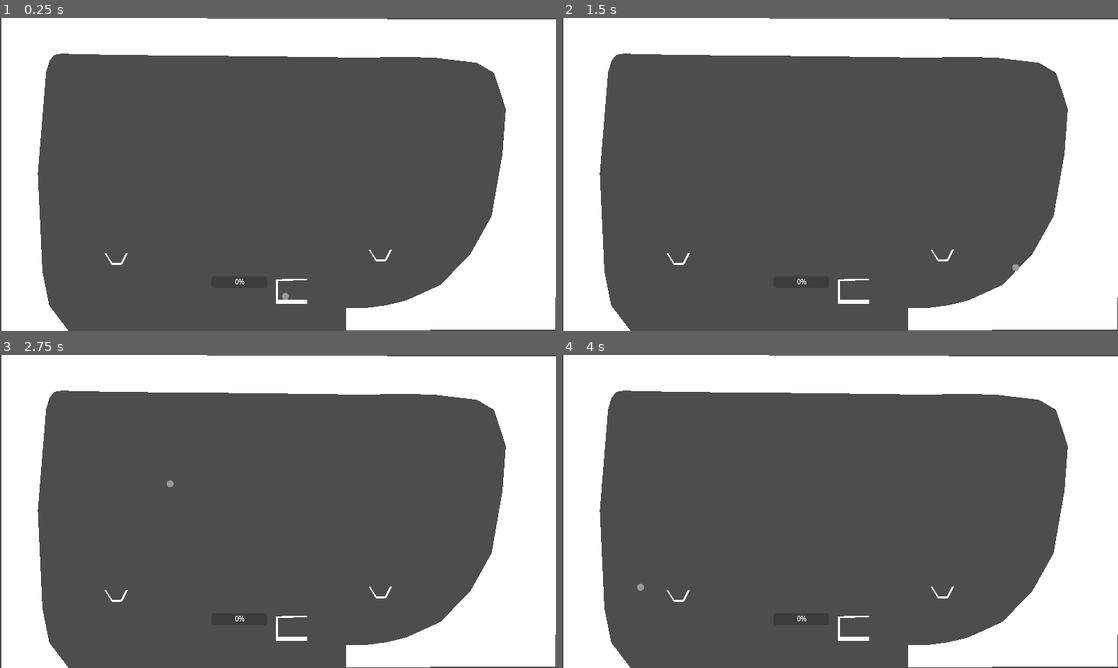
Above: before the commit, frames 1-4 (two rows, left to right).
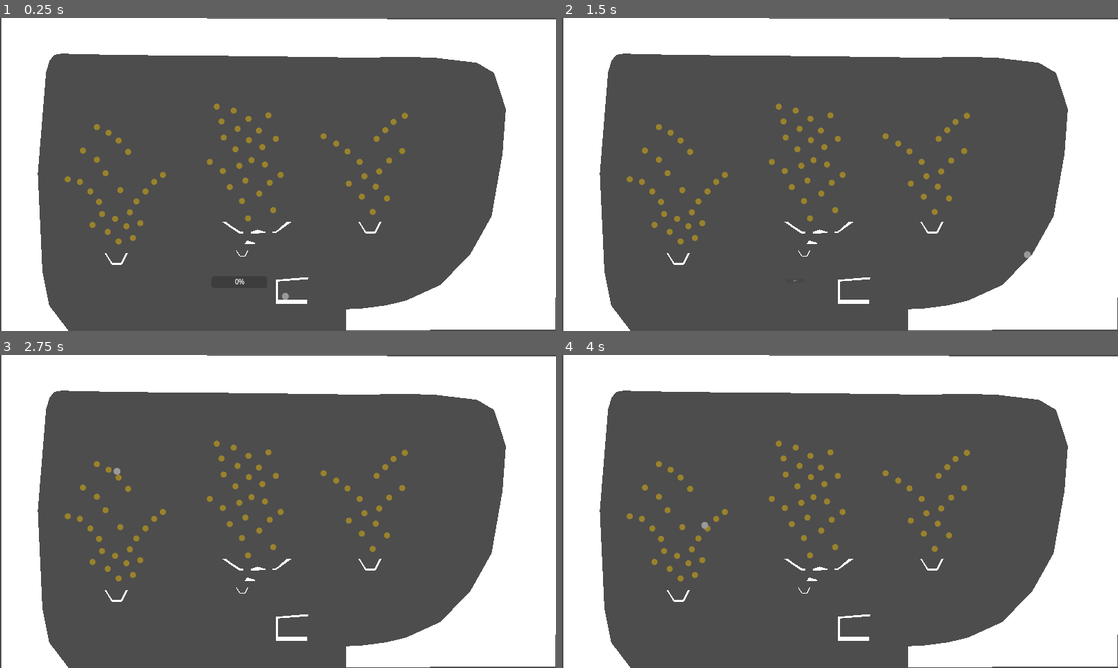
Above: after the commit, the same moments.

Repository: mnikn/pachinko
Game: Godot game, scene res://src/main.tscn
The game is run twice, just before and just after one commit, with the same random seed, the same clock (stepped at 60 frames per second) and the same inputs. Before the commit the project has no main scene; this scene is started directly in both runs.
Inputs (mouse positions are in pixels of both pictures, inside the frame that each line leads up to):
- Up to frame 1 (0.25 s): no input
- Up to frame 2 (1.5 s): tap Enter at 0.5 s; move the mouse to (962, 158) at 0.52 s; press the mouse at (962, 158) at 0.53 s; move the mouse to (728, 190) at 1.27 s; release the mouse at (728, 190) at 1.28 s; click (728, 190) at 1.35 s
- Up to frame 3 (2.75 s): move the mouse to (333, 442) at 2.02 s; press the mouse at (333, 442) at 2.03 s
- Up to frame 4 (4 s): move the mouse to (812, 574) at 2.77 s; release the mouse at (812, 574) at 2.78 s; click (812, 574) at 2.85 s; tap Space at 3.5 s; move the mouse to (1006, 558) at 3.52 s; press the mouse at (1006, 558) at 3.53 s

The runs differ from the first frame. In frame 1, 1.4% of the frame differs, in the area x 11-74%, y 27-94%; in frame 2, 1.4%, in the area x 11-85%, y 27-94%; in frame 3, 1.4%; in frame 4, 1.4%.

Commit message:
feat: init

Diff:
--- a/project.godot
+++ b/project.godot
@@ -33,6 +33,7 @@
 [application]
 
 config/name="pachinko"
+run/main_scene="res://src/main.tscn"
 config/features=PackedStringArray("4.0", "Forward Plus")
 config/icon="res://icon.svg"
 
--- a/src/ball.gd
+++ b/src/ball.gd
@@ -15,9 +15,9 @@
 	if self.is_finished:
 		return
 
-	if self.position.y >= 750:
+	if self.position.y >= 650:
 		self.is_finished = true
-		await TweenUtils.hide(self, 0.2, { "scale": false, "modulate": true })
+		await TweenUtils.hide(self, 0.1, { "scale": false, "modulate": true })
 		self.queue_free()
 		self.emit_signal("finished")
 		return
@@ -25,7 +25,7 @@
 		zero_time += delta
 	if zero_time >= 1:
 		self.is_finished = true
-		await TweenUtils.hide(self, 0.2, { "scale": false, "modulate": true })
+		await TweenUtils.hide(self, 0.1, { "scale": false, "modulate": true })
 		self.queue_free()
 		self.emit_signal("finished")
 		return
--- a/src/main.gd
+++ b/src/main.gd
@@ -12,7 +12,8 @@
 	var node = self.BallScene.instantiate()
 	node.connect("finished", self.create_ball)
 	$Balls.add_child(node)
-	await TweenUtils.show(node, 0.2, { "scale": false, "modulate": true })
+	TweenUtils.show(node, 0.1, { "scale": false, "modulate": true })
+	TweenUtils.show($Strength, 0.2)
 
 func _process(delta):
 	if $Balls.get_child_count() <= 0:
@@ -25,15 +26,17 @@
 	elif Input.is_action_just_released("player_shot"):
 		var node = $Balls.get_children()[0]
 		node.is_shot = true
+		TweenUtils.hide($Strength, 0.3)
 		node.linear_velocity.x = MAX_SPEED * strength
 		print_debug(node.linear_velocity.x)
 
 		# rewardx2
-#		node.linear_velocity.x = 2026.56103515625
+#		node.linear_velocity.x = 1799.609375
 		# rewardx1
-#		node.linear_velocity.x = 3457.474609375
-#		node.linear_velocity.x = 3186.587890625
-#		node.linear_velocity.x = 2884.94555664063
+		node.linear_velocity.x = 3457.474609375
+
+		# reward x5
+#		node.linear_velocity.x = 2460.73901367188
 		strength = 0
 
 	$Strength.value = strength * 100
--- a/src/main.tscn
+++ b/src/main.tscn
@@ -1,13 +1,10 @@
-[gd_scene load_steps=6 format=3 uid="uid://djpyer0o2dij2"]
+[gd_scene load_steps=5 format=3 uid="uid://djpyer0o2dij2"]
 
 [ext_resource type="Script" path="res://src/main.gd" id="1_x6r0o"]
 [ext_resource type="Script" path="res://src/polygon_static_body.gd" id="2_dv1vr"]
 [ext_resource type="PackedScene" uid="uid://clhyc3deheg1h" path="res://src/ball.tscn" id="2_jhy51"]
 [ext_resource type="PackedScene" uid="uid://bmv5sqjl3fo88" path="res://src/nail.tscn" id="4_0rri2"]
 
-[sub_resource type="CircleShape2D" id="CircleShape2D_54mq5"]
-radius = 7.07107
-
 [node name="Main" type="Node2D"]
 script = ExtResource("1_x6r0o")
 
@@ -17,7 +14,7 @@
 [node name="Wall" type="Polygon2D" parent="."]
 position = Vector2(4.0246, 0)
 scale = Vector2(0.992775, 1)
-polygon = PackedVector2Array(798.746, 668, 838.03, 668, 891.416, 661, 937.751, 65 …(366 unchanged characters)…
+polygon = PackedVector2Array(798.746, 670, 838.03, 668, 891.416, 661, 937.751, 65 …(366 unchanged characters)…
 script = ExtResource("2_dv1vr")
 
 [node name="StaticBody2D" type="StaticBody2D" parent="Wall"]
@@ -118,148 +115,191 @@
 [node name="RewardX2" type="Node2D" parent="."]
 
 [node name="Nail1" parent="RewardX2" instance=ExtResource("4_0rri2")]
-
-[node name="Nail2" type="StaticBody2D" parent="RewardX2"]
-position = Vector2(901, 259)
-collision_layer = 16
-metadata/_edit_group_ = true
-
-[node name="CollisionShape2D" type="CollisionShape2D" parent="RewardX2/Nail2"]
-shape = SubResource("CircleShape2D_54mq5")
-
-[node name="Nail3" type="StaticBody2D" parent="RewardX2"]
-position = Vector2(882, 279)
-collision_layer = 16
-metadata/_edit_group_ = true
-
-[node name="CollisionShape2D" type="CollisionShape2D" parent="RewardX2/Nail3"]
-shape = SubResource("CircleShape2D_54mq5")
-
-[node name="Nail4" type="StaticBody2D" parent="RewardX2"]
-position = Vector2(867, 302)
-collision_layer = 16
-metadata/_edit_group_ = true
-
-[node name="CollisionShape2D" type="CollisionShape2D" parent="RewardX2/Nail4"]
-shape = SubResource("CircleShape2D_54mq5")
-
-[node name="Nail8" type="StaticBody2D" parent="RewardX2"]
-position = Vector2(852, 395)
-collision_layer = 16
-metadata/_edit_group_ = true
-
-[node name="CollisionShape2D" type="CollisionShape2D" parent="RewardX2/Nail8"]
-shape = SubResource("CircleShape2D_54mq5")
-
-[node name="Nail13" type="StaticBody2D" parent="RewardX2"]
-position = Vector2(863, 428)
-collision_layer = 16
-metadata/_edit_group_ = true
-
-[node name="CollisionShape2D" type="CollisionShape2D" parent="RewardX2/Nail13"]
-shape = SubResource("CircleShape2D_54mq5")
-
-[node name="Nail7" type="StaticBody2D" parent="RewardX2"]
-position = Vector2(824, 371)
-collision_layer = 16
-metadata/_edit_group_ = true
-
-[node name="CollisionShape2D" type="CollisionShape2D" parent="RewardX2/Nail7"]
-shape = SubResource("CircleShape2D_54mq5")
-
-[node name="Nail6" type="StaticBody2D" parent="RewardX2"]
-position = Vector2(798, 353)
-collision_layer = 16
-metadata/_edit_group_ = true
-
-[node name="CollisionShape2D" type="CollisionShape2D" parent="RewardX2/Nail6"]
-shape = SubResource("CircleShape2D_54mq5")
-
-[node name="Nail5" type="StaticBody2D" parent="RewardX2"]
-position = Vector2(769, 336)
-collision_layer = 16
-metadata/_edit_group_ = true
-
-[node name="CollisionShape2D" type="CollisionShape2D" parent="RewardX2/Nail5"]
-shape = SubResource("CircleShape2D_54mq5")
-
-[node name="Nail9" type="StaticBody2D" parent="RewardX2"]
-position = Vector2(889, 452)
-collision_layer = 16
-metadata/_edit_group_ = true
-
-[node name="CollisionShape2D" type="CollisionShape2D" parent="RewardX2/Nail9"]
-shape = SubResource("CircleShape2D_54mq5")
-
-[node name="Nail16" type="StaticBody2D" parent="RewardX2"]
-position = Vector2(827, 445)
-collision_layer = 16
-metadata/_edit_group_ = true
-
-[node name="CollisionShape2D" type="CollisionShape2D" parent="RewardX2/Nail16"]
-shape = SubResource("CircleShape2D_54mq5")
-
-[node name="Nail10" type="StaticBody2D" parent="RewardX2"]
-position = Vector2(897, 417)
-collision_layer = 16
-metadata/_edit_group_ = true
-
-[node name="CollisionShape2D" type="CollisionShape2D" parent="RewardX2/Nail10"]
-shape = SubResource("CircleShape2D_54mq5")
-
-[node name="Nail17" type="StaticBody2D" parent="RewardX2"]
-position = Vector2(882, 510)
-collision_layer = 16
-metadata/_edit_group_ = true
-
-[node name="CollisionShape2D" type="CollisionShape2D" parent="RewardX2/Nail17"]
-shape = SubResource("CircleShape2D_54mq5")
-
-[node name="Nail15" type="StaticBody2D" parent="RewardX2"]
-position = Vector2(915, 479)
-collision_layer = 16
-metadata/_edit_group_ = true
-
-[node name="CollisionShape2D" type="CollisionShape2D" parent="RewardX2/Nail15"]
-shape = SubResource("CircleShape2D_54mq5")
-
-[node name="Nail14" type="StaticBody2D" parent="RewardX2"]
-position = Vector2(857, 475)
-collision_layer = 16
-metadata/_edit_group_ = true
-
-[node name="CollisionShape2D" type="CollisionShape2D" parent="RewardX2/Nail14"]
-shape = SubResource("CircleShape2D_54mq5")
-
-[node name="Nail11" type="StaticBody2D" parent="RewardX2"]
-position = Vector2(920, 392)
-collision_layer = 16
-metadata/_edit_group_ = true
-
-[node name="CollisionShape2D" type="CollisionShape2D" parent="RewardX2/Nail11"]
-shape = SubResource("CircleShape2D_54mq5")
-
-[node name="Nail12" type="StaticBody2D" parent="RewardX2"]
-position = Vector2(950, 370)
-collision_layer = 16
-metadata/_edit_group_ = true
-
-[node name="CollisionShape2D" type="CollisionShape2D" parent="RewardX2/Nail12"]
-shape = SubResource("CircleShape2D_54mq5")
+position = Vector2(932, 225)
+
+[node name="Nail18" parent="RewardX2" instance=ExtResource("4_0rri2")]
+position = Vector2(906, 239)
+
+[node name="Nail19" parent="RewardX2" instance=ExtResource("4_0rri2")]
+position = Vector2(887, 258)
+
+[node name="Nail20" parent="RewardX2" instance=ExtResource("4_0rri2")]
+position = Vector2(867, 278)
+
+[node name="Nail21" parent="RewardX2" instance=ExtResource("4_0rri2")]
+position = Vector2(745, 272)
+
+[node name="Nail22" parent="RewardX2" instance=ExtResource("4_0rri2")]
+position = Vector2(774, 289)
+
+[node name="Nail23" parent="RewardX2" instance=ExtResource("4_0rri2")]
+position = Vector2(800, 307)
+
+[node name="Nail24" parent="RewardX2" instance=ExtResource("4_0rri2")]
+position = Vector2(828, 331)
+
+[node name="Nail25" parent="RewardX2" instance=ExtResource("4_0rri2")]
+position = Vector2(926, 306)
+
+[node name="Nail26" parent="RewardX2" instance=ExtResource("4_0rri2")]
+position = Vector2(896, 328)
+
+[node name="Nail27" parent="RewardX2" instance=ExtResource("4_0rri2")]
+position = Vector2(873, 353)
+
+[node name="Nail28" parent="RewardX2" instance=ExtResource("4_0rri2")]
+position = Vector2(839, 364)
+
+[node name="Nail29" parent="RewardX2" instance=ExtResource("4_0rri2")]
+position = Vector2(803, 381)
+
+[node name="Nail30" parent="RewardX2" instance=ExtResource("4_0rri2")]
+position = Vector2(833, 411)
+
+[node name="Nail31" parent="RewardX2" instance=ExtResource("4_0rri2")]
+position = Vector2(865, 388)
+
+[node name="Nail32" parent="RewardX2" instance=ExtResource("4_0rri2")]
+position = Vector2(891, 415)
+
+[node name="Nail33" parent="RewardX2" instance=ExtResource("4_0rri2")]
+position = Vector2(858, 446)
 
 [node name="RoundPanelX2" type="Polygon2D" parent="RewardX2"]
-position = Vector2(794.425, 426.524)
+position = Vector2(770.425, 362.524)
 scale = Vector2(0.127073, 0.373774)
 polygon = PackedVector2Array(429.479, 284.868, 560.206, 357.104, 738.454, 357.104, 755.189, 348.504, 787.762, 326.345, 846.562, 284.868, 808.645, 284.868, 767.866, 314.297, 720.649, 346.402, 673.432, 346.402, 571.129, 346.402, 508.173, 314.297, 457.916, 284.868)
 script = ExtResource("2_dv1vr")
 
 [node name="StaticBody2D" type="StaticBody2D" parent="RewardX2/RoundPanelX2"]
+collision_layer = 16
+
+[node name="RewardX5" type="Node2D" parent="."]
+
+[node name="Nail1" parent="RewardX5" instance=ExtResource("4_0rri2")]
+position = Vector2(499, 204)
+
+[node name="Nail2" parent="RewardX5" instance=ExtResource("4_0rri2")]
+position = Vector2(538, 213)
+
+[node name="Nail3" parent="RewardX5" instance=ExtResource("4_0rri2")]
+position = Vector2(510, 238)
+
+[node name="Nail12" parent="RewardX5" instance=ExtResource("4_0rri2")]
+position = Vector2(579, 327)
+
+[node name="Nail16" parent="RewardX5" instance=ExtResource("4_0rri2")]
+position = Vector2(621, 379)
+
+[node name="Nail18" parent="RewardX5" instance=ExtResource("4_0rri2")]
+position = Vector2(597, 404)
+
+[node name="Nail19" parent="RewardX5" instance=ExtResource("4_0rri2")]
+position = Vector2(557, 421)
+
+[node name="Nail20" parent="RewardX5" instance=ExtResource("4_0rri2")]
+position = Vector2(565, 374)
+
+[node name="Nail15" parent="RewardX5" instance=ExtResource("4_0rri2")]
+position = Vector2(551, 340)
+
+[node name="Nail4" parent="RewardX5" instance=ExtResource("4_0rri2")]
+position = Vector2(547, 255)
+
+[node name="Nail5" parent="RewardX5" instance=ExtResource("4_0rri2")]
+position = Vector2(572, 232)
+
+[node name="Nail7" parent="RewardX5" instance=ExtResource("4_0rri2")]
+position = Vector2(515, 275)
+
+[node name="Nail8" parent="RewardX5" instance=ExtResource("4_0rri2")]
+position = Vector2(542, 302)
+
+[node name="Nail9" parent="RewardX5" instance=ExtResource("4_0rri2")]
+position = Vector2(573, 281)
+
+[node name="Nail13" parent="RewardX5" instance=ExtResource("4_0rri2")]
+position = Vector2(604, 297)
+
+[node name="Nail27" parent="RewardX5" instance=ExtResource("4_0rri2")]
+position = Vector2(571, 461)
+
+[node name="Nail26" parent="RewardX5" instance=ExtResource("4_0rri2")]
+position = Vector2(610, 337)
+
+[node name="Nail10" parent="RewardX5" instance=ExtResource("4_0rri2")]
+position = Vector2(596, 259)
+
+[node name="Nail11" parent="RewardX5" instance=ExtResource("4_0rri2")]
+position = Vector2(618, 224)
+
+[node name="Nail14" parent="RewardX5" instance=ExtResource("4_0rri2")]
+position = Vector2(635, 278)
+
+[node name="Nail17" parent="RewardX5" instance=ExtResource("4_0rri2")]
+position = Vector2(646, 361)
+
+[node name="Nail21" parent="RewardX5" instance=ExtResource("4_0rri2")]
+position = Vector2(629, 442)
+
+[node name="Nail22" parent="RewardX5" instance=ExtResource("4_0rri2")]
+position = Vector2(529, 389)
+
+[node name="Nail23" parent="RewardX5" instance=ExtResource("4_0rri2")]
+position = Vector2(513, 352)
+
+[node name="Nail24" parent="RewardX5" instance=ExtResource("4_0rri2")]
+position = Vector2(483, 331)
+
+[node name="Round1x1" type="Polygon2D" parent="RewardX5"]
+position = Vector2(381, 362)
+scale = Vector2(0.302098, 0.373774)
+polygon = PackedVector2Array(429.479, 284.868, 560.206, 357.104, 594.988, 358.505, 591.678, 347.804, 571.129, 346.402, 508.173, 314.297, 457.916, 284.868)
+script = ExtResource("2_dv1vr")
+
+[node name="StaticBody2D" type="StaticBody2D" parent="RewardX5/Round1x1"]
+collision_layer = 16
+
+[node name="Round1x2" type="Polygon2D" parent="RewardX5"]
+position = Vector2(421, 362)
+scale = Vector2(0.279522, 0.373774)
+polygon = PackedVector2Array(560.206, 357.104, 676.154, 355.83, 679.731, 347.804, 615.336, 334.427, 561.673, 347.804)
+script = ExtResource("2_dv1vr")
+
+[node name="StaticBody2D" type="StaticBody2D" parent="RewardX5/Round1x2"]
+collision_layer = 16
+
+[node name="Round1x3" type="Polygon2D" parent="RewardX5"]
+position = Vector2(416.255, 362)
+scale = Vector2(0.302098, 0.373774)
+polygon = PackedVector2Array(700.914, 355.83, 724.085, 355.83, 846.562, 284.868, 808.645, 284.868, 767.866, 314.297, 724.085, 345.128, 700.914, 347.804)
+script = ExtResource("2_dv1vr")
+
+[node name="StaticBody2D" type="StaticBody2D" parent="RewardX5/Round1x3"]
+collision_layer = 16
+
+[node name="Round2x2" type="Polygon2D" parent="RewardX5"]
+position = Vector2(496, 439)
+scale = Vector2(0.135376, 0.228089)
+polygon = PackedVector2Array(502.305, 355.125, 586.741, 355.125, 672.203, 355.125, 679.589, 341.972, 539.239, 320.05, 502.305, 346.356)
+script = ExtResource("2_dv1vr")
+
+[node name="StaticBody2D" type="StaticBody2D" parent="RewardX5/Round2x2"]
+collision_layer = 16
+
+[node name="RoundPanelX5" type="Polygon2D" parent="RewardX5"]
+position = Vector2(514, 478)
+scale = Vector2(0.0682432, 0.20006)
+polygon = PackedVector2Array(429.479, 284.868, 560.206, 357.104, 738.454, 357.104, 755.189, 348.504, 770.959, 337.776, 787.762, 326.345, 846.562, 284.868, 808.645, 284.868, 767.866, 314.297, 720.649, 346.402, 673.432, 346.402, 571.129, 346.402, 508.173, 314.297, 457.916, 284.868)
+script = ExtResource("2_dv1vr")
+
+[node name="StaticBody2D" type="StaticBody2D" parent="RewardX5/RoundPanelX5"]
 collision_layer = 16
 
 [node name="InitialField" type="Polygon2D" parent="."]
 position = Vector2(238.107, -186)
 scale = Vector2(0.643459, 1.1875)
-polygon = PackedVector2Array(730.261, 661.895, 616.812, 662.737, 617.333, 711, 730.261, 710.737, 730.261, 702.316, 624.522, 702.316, 624.522, 666.143, 730.261, 664.421)
+polygon = PackedVector2Array(733.369, 658.526, 618.366, 663.579, 617.333, 711, 730.261, 710.737, 730.261, 702.316, 624.522, 702.316, 624.582, 666.947, 731.815, 662.737)
 script = ExtResource("2_dv1vr")
 
 [node name="StaticBody2D" type="StaticBody2D" parent="InitialField"]
--- a/src/nail.tscn
+++ b/src/nail.tscn
@@ -1,12 +1,25 @@
-[gd_scene load_steps=2 format=3 uid="uid://bmv5sqjl3fo88"]
+[gd_scene load_steps=3 format=3 uid="uid://bmv5sqjl3fo88"]
 
 [sub_resource type="CircleShape2D" id="CircleShape2D_54mq5"]
 radius = 7.07107
 
+[sub_resource type="StyleBoxFlat" id="StyleBoxFlat_yd1cb"]
+bg_color = Color(0.6, 0.509804, 0.172549, 1)
+corner_radius_top_left = 24
+corner_radius_top_right = 24
+corner_radius_bottom_right = 24
+corner_radius_bottom_left = 24
+
 [node name="Nail1" type="StaticBody2D"]
-position = Vector2(921, 243)
 collision_layer = 16
 metadata/_edit_group_ = true
 
 [node name="CollisionShape2D" type="CollisionShape2D" parent="."]
 shape = SubResource("CircleShape2D_54mq5")
+
+[node name="Panel" type="Panel" parent="."]
+offset_left = -7.0
+offset_top = -7.0
+offset_right = 7.0
+offset_bottom = 7.0
+theme_override_styles/panel = SubResource("StyleBoxFlat_yd1cb")
